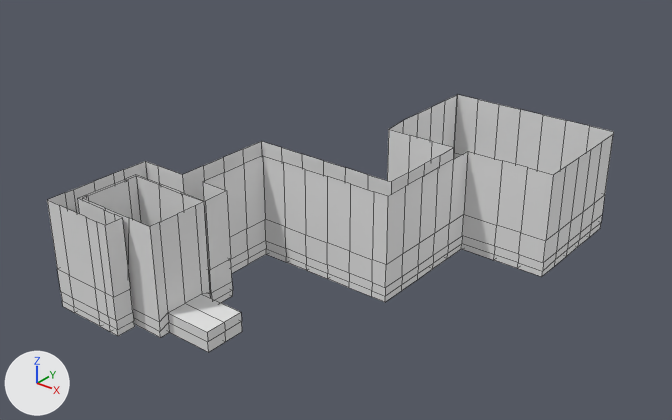
An edit to the Blender file Assets/scene_global.blend, drawn before and after from the same camera.
Before and after are seen from a camera (50 mm lens) standing at (89.8, -71.4, 69.4) and looking at (11.5, 26.6, 8.6). Every picture has the same lights, and +X, +Y and +Z are marked at lower left. Mesh edges are drawn as thin lines. Materials are left out; every surface is plain grey.

Names of what the first picture shows: 'couloir', 'murs', 'salleop'.
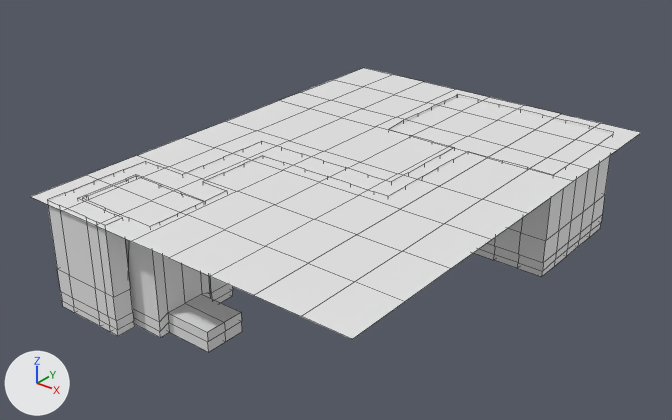
Changed parts and their boxes (x1, y1, x2, y2) in the pictures (672 x 420 px):
'plafond', shown
    after: (31, 68, 641, 339)
'couloir', unchanged, covered by the edit
    before: (182, 141, 468, 302)
    after: (182, 141, 468, 197)
'salleop', unchanged, covered by the edit
    before: (387, 94, 614, 277)
    after: (389, 94, 614, 277)

The change, as a list of edits to the scene's bpy script:
```text
Change ob_plafond:
    ob_plafond.location: (23.9, 40.8, 15.8) -> (23.9, 40.8, 16.4)
    remove ob_plafond.hide_viewport = True
```
